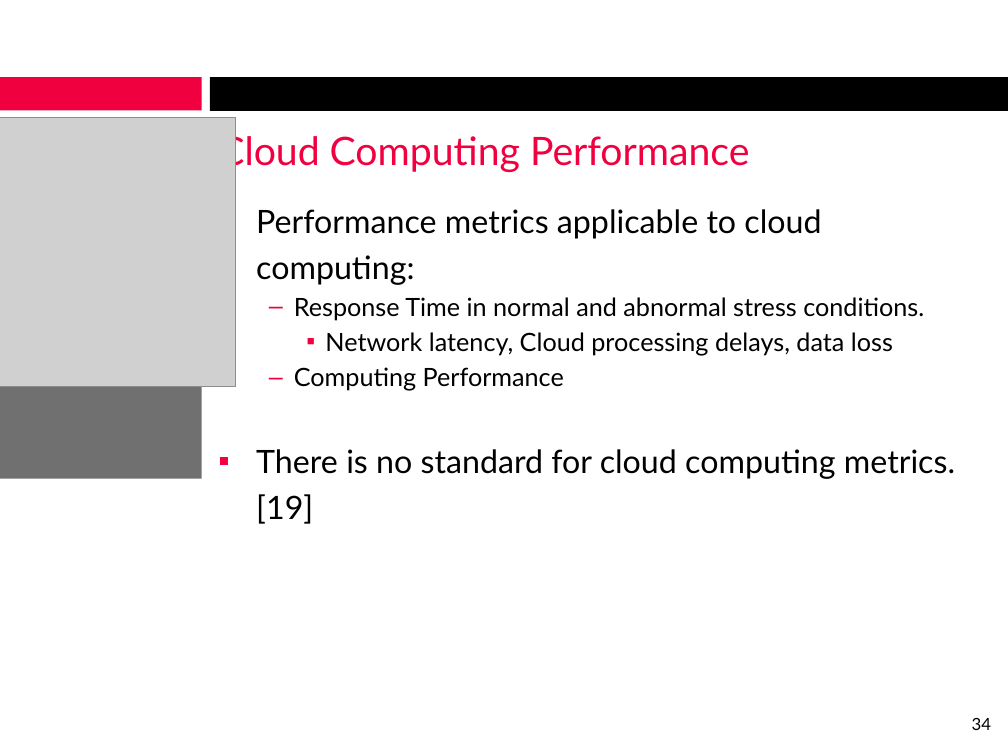
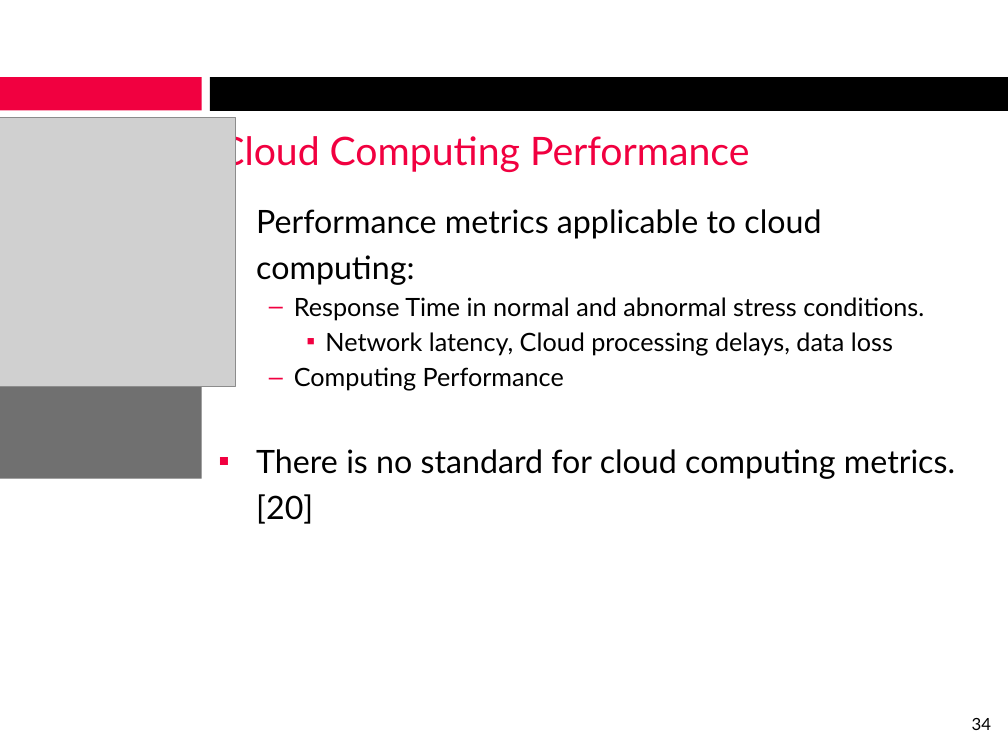
Before and after one commit to alexcraig/Sysc4806-Alarm-System, a slide deck: slide 34 of presentation_slides/PresentationSlides.pptx. Drawn at 1008x756 pixels with LibreOffice and Linux fonts; fonts in the diff are those of the drawing; grey boxes stand for pictures; background and template pictures are left out. Boxes give left, top, right and bottom in pixels: in the first picture for what was removed or moved away, otherwise in the second. Text is boxed around its words. In the diff, an @@ line names an element or a change of style, - is before the commit and + after.

```diff
--- a/presentation_slides/PresentationSlides.pptx
+++ b/presentation_slides/PresentationSlides.pptx
@@ text at box(256, 449, 955, 524): text changed @@
-▪ There is no standard for cloud computing metrics. [19]
+▪ There is no standard for cloud computing metrics. [20]
```
Also in this commit, not shown: 5 other slides changed.
